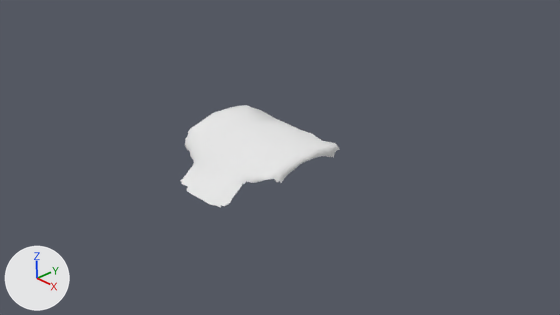
Two versions of the Blender file blender_files/E1/estructura 1.blend, one commit apart.
The view is the same before and after, from the file's camera 'Camera'. The axes (+X, +Y, +Z) are drawn at lower left. The lights are the same throughout.

Before the edit, the objects in view are built like this:
```python
me_cube_003 = bpy.data.meshes.new('Cube.003')
me_cube_003.from_pydata(...)  # 438 vertices, 406 faces, 1 loose edge; spans x -3.4..40.7, y -25.8..24.6, z -12.3..2.9
me_cube_003.materials.append(mat_material)  # white #e7e7e7
me_plane_002 = bpy.data.meshes.new('Plane.002')
me_plane_002.from_pydata(...)  # 247 vertices, 357 faces; spans x -1.04..1.05, y -0.9..0.98, z -0.29..0.56
me_plane_002.polygons.foreach_set('use_smooth', [True] * 357)
me_plane_002.materials.append(mat_material_001)  # its picture is missing
ob_cube = bpy.data.objects.new('Cube', me_cube_003)
ob_cube.location = (-1.18, -0.68, 0.79)
ob_cube.scale = (0.0632, 0.0632, 0.0632)
ob_cube.hide_render = True
ob_plane = bpy.data.objects.new('Plane', me_plane_002)
ob_plane.location = (0.02, -0.4, 0.46)
ob_plane.scale = (1.21, 1.17, 1.0)
```
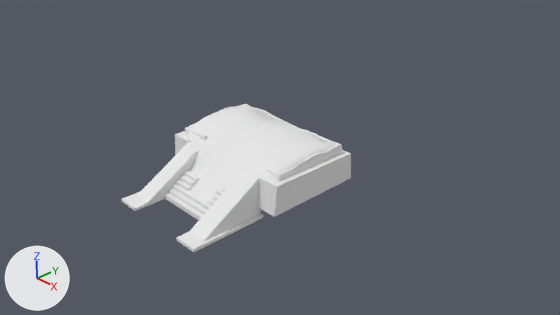
Where the change shows, as pixel boxes (x1, y1, x2, y2) in the pictures (560 x 315 px):
'Cube', shown
    after: (121, 104, 351, 252)

The change, as a diff of the scene's bpy script:
```diff
--- a/blender_files/E1/estructura 1.blend.py
+++ b/blender_files/E1/estructura 1.blend.py
@@ ob_cube @@
 ob_cube.scale = (0.0632, 0.0632, 0.0632)
-ob_cube.hide_render = True
```
